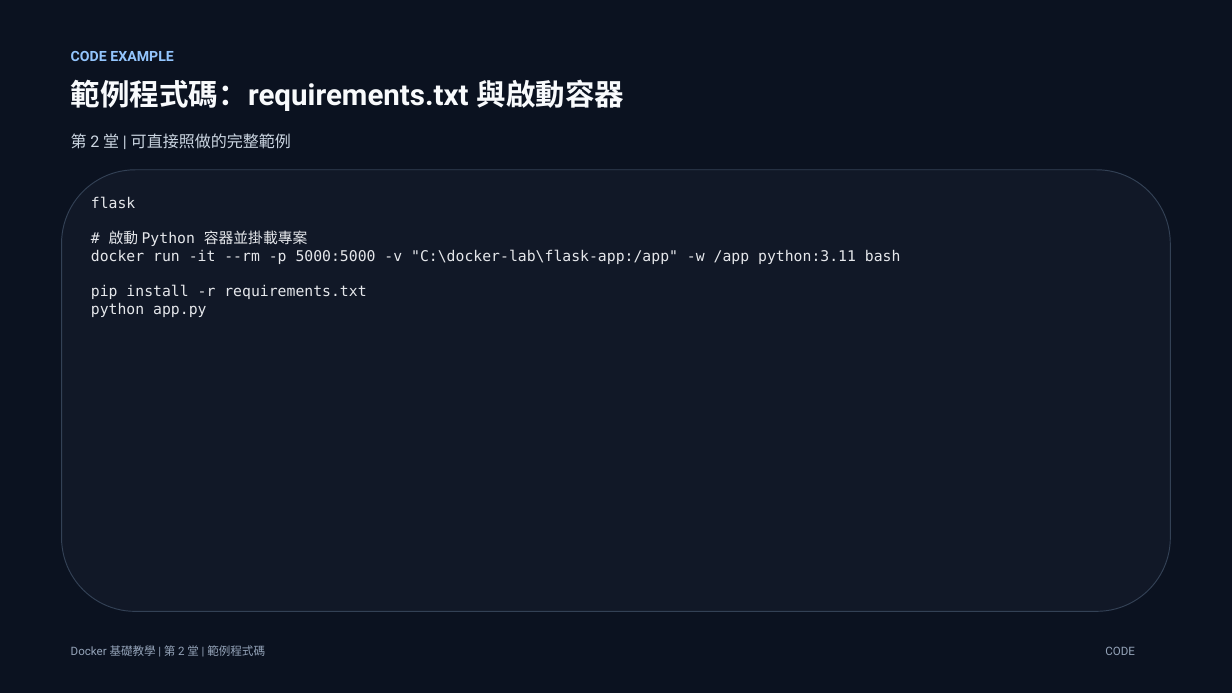
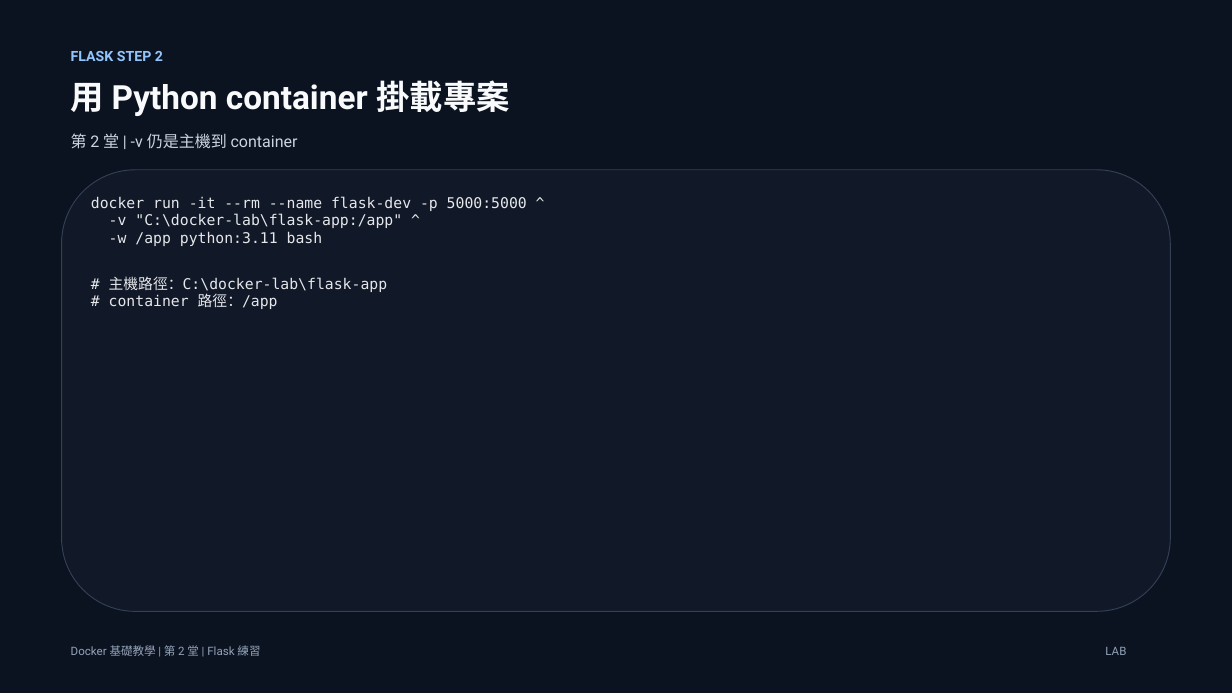
Before and after one commit to lalalalaluk/docker-practice, a slide deck: slide 38 of slides/docker-session2-flask-volume.pptx (slide 30 before the commit). Drawn at 1232x693 pixels with LibreOffice and Linux fonts; fonts in the diff are those of the drawing. Boxes give left, top, right and bottom in pixels: in the first picture for what was removed or moved away, otherwise in the second. Text is boxed around its words. In the diff, an @@ line names an element or a change of style, - is before the commit and + after.

```diff
--- a/slides/docker-session2-flask-volume.pptx
+++ b/slides/docker-session2-flask-volume.pptx
@@ text at [71, 51, 163, 61]: text changed @@
-CODE EXAMPLE
+FLASK STEP 2
@@ text at [71, 80, 510, 116]: text changed; size 23 to 26 pt @@
-範例程式碼：requirements.txt 與啟動容器
+用 Python container 掛載專案
@@ text at [71, 133, 298, 149]: text changed @@
-第 2 堂 | 可直接照做的完整範例
+第 2 堂 | -v 仍是主機到 container
@@ text at [91, 196, 527, 309]: text changed @@
-flask
-# 啟動 Python 容器並掛載專案
-docker run -it --rm -p 5000:5000 -v "C:\docker-lab\flask-app:/app" -w /app python:3.11 bash
-pip install -r requirements.txt
-python app.py
+docker run -it --rm --name flask-dev -p 5000:5000 ^
+-v "C:\docker-lab\flask-app:/app" ^
+-w /app python:3.11 bash
+# 主機路徑：C:\docker-lab\flask-app
+# container 路徑：/app
@@ text at [71, 645, 260, 656]: text changed @@
-Docker 基礎教學 | 第 2 堂 | 範例程式碼
+Docker 基礎教學 | 第 2 堂 | Flask 練習
@@ text at [1105, 647, 1126, 655]: text changed @@
-CODE
+LAB
```
Also in this commit, not shown: 38 other slides changed, 3 slides added, 3 slides removed, 4 other files.
